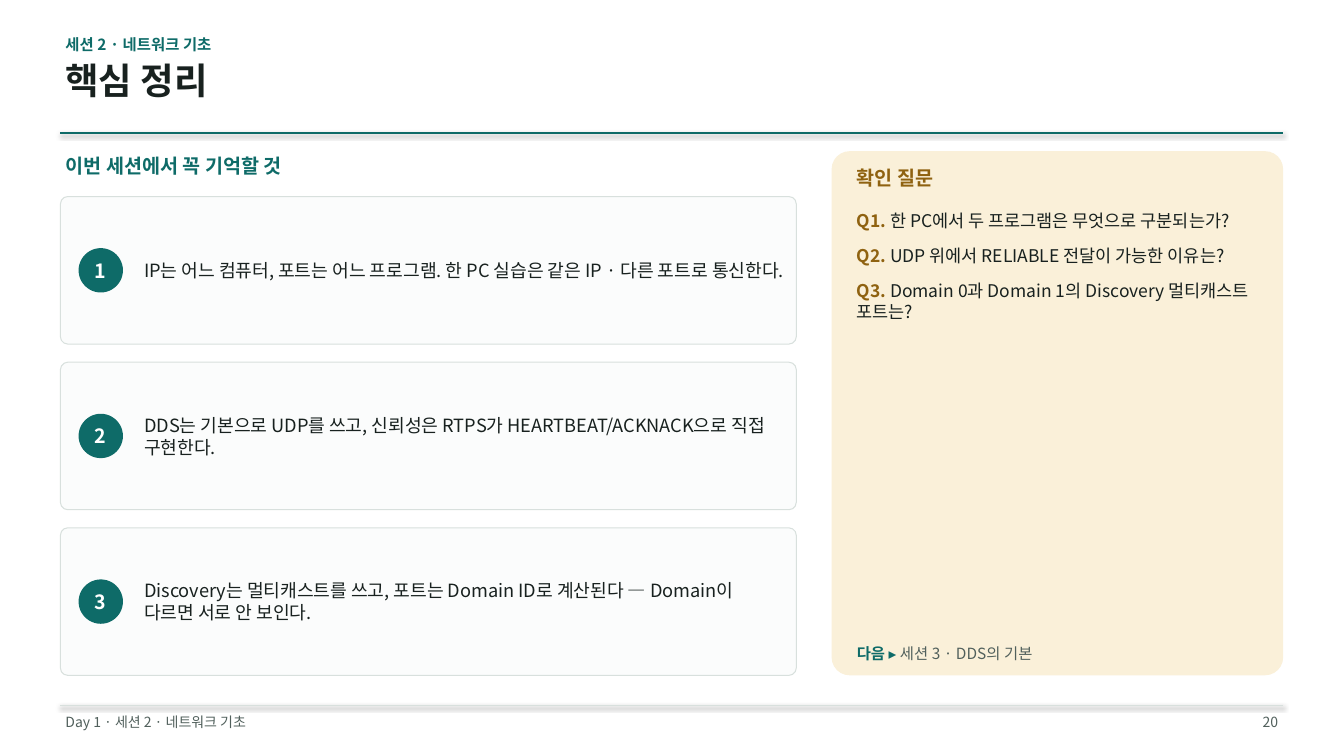
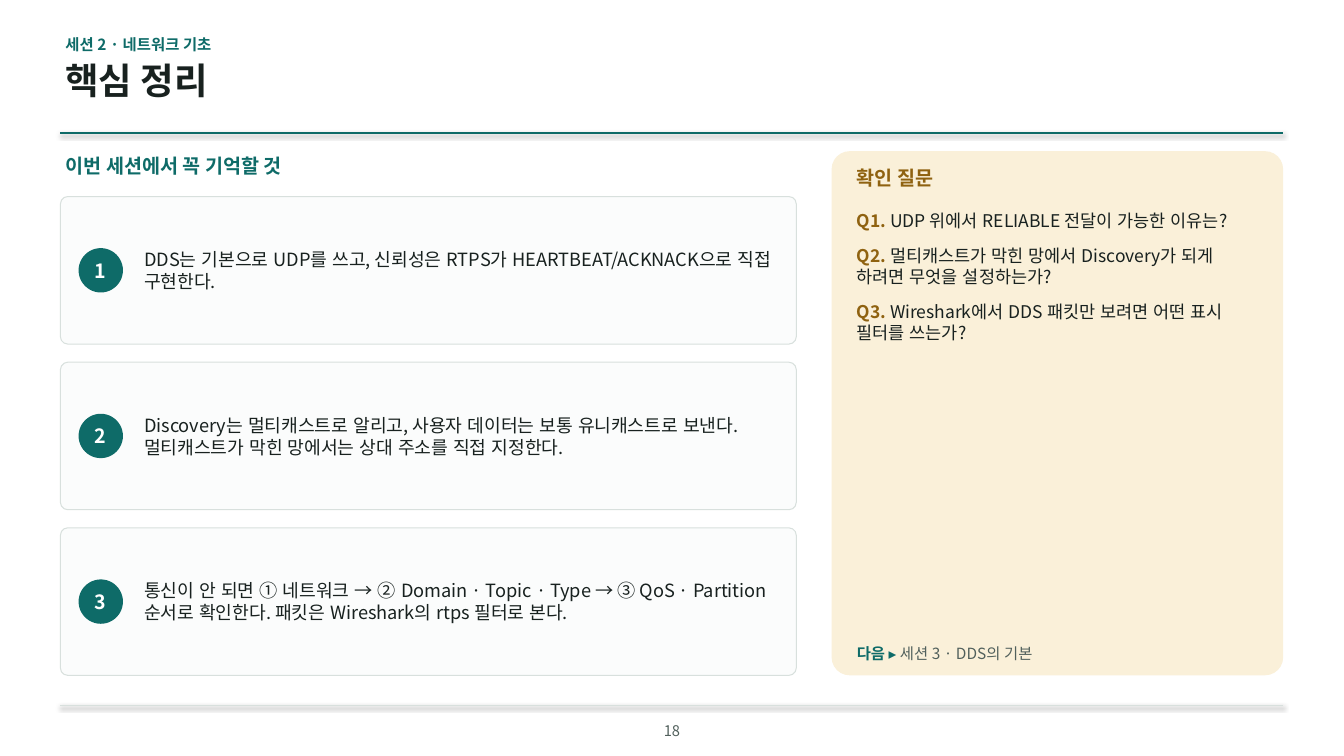
Before and after one commit to IntellectusCorp/int2DDS-lecture, a slide deck: slide 18 of int2dds-lecture-for-beginner.pptx (slide 20 before the commit). Drawn at 1344x756 pixels with LibreOffice and Linux fonts; fonts in the diff are those of the drawing; background and template pictures are left out. Boxes give left, top, right and bottom in pixels: in the first picture for what was removed or moved away, otherwise in the second. Text is boxed around its words. In the diff, an @@ line names an element or a change of style, - is before the commit and + after.

```diff
--- a/int2dds-lecture-for-beginner.pptx
+++ b/int2dds-lecture-for-beginner.pptx
@@ text at box(857, 212, 1228, 341): text changed @@
-Q1. 한 PC에서 두 프로그램은 무엇으로 구분되는가?
-Q2. UDP 위에서 RELIABLE 전달이 가능한 이유는?
-Q3. Domain 0과 Domain 1의 Discovery 멀티캐스트 포트는?
+Q1. UDP 위에서 RELIABLE 전달이 가능한 이유는?
+Q2. 멀티캐스트가 막힌 망에서 Discovery가 되게 하려면 무엇을 설정하는가?
+Q3. Wireshark에서 DDS 패킷만 보려면 어떤 표시 필터를 쓰는가?
@@ text at box(144, 251, 771, 290): text changed @@
-IP는 어느 컴퓨터, 포트는 어느 프로그램. 한 PC 실습은 같은 IP · 다른 포트로 통신한다.
+DDS는 기본으로 UDP를 쓰고, 신뢰성은 RTPS가 HEARTBEAT/ACKNACK으로 직접 구현한다.
@@ text at box(144, 417, 738, 456): text changed @@
-DDS는 기본으로 UDP를 쓰고, 신뢰성은 RTPS가 HEARTBEAT/ACKNACK으로 직접 구현한다.
+Discovery는 멀티캐스트로 알리고, 사용자 데이터는 보통 유니캐스트로 보낸다. 멀티캐스트가 막힌 망에서는 상대 주소를 직접 지정한다.
@@ text at box(144, 581, 767, 623): text changed @@
-Discovery는 멀티캐스트를 쓰고, 포트는 Domain ID로 계산된다 — Domain이 다르면 서로 안 보인다.
+통신이 안 되면 ① 네트워크 → ② Domain · Topic · Type → ③ QoS · Partition 순서로 확인한다. 패킷은 Wireshark의 rtps 필터로 본다.
@@ text removed at box(65, 715, 246, 730) @@
-Day 1 · 세션 2 · 네트워크 기초
@@ text removed at box(1263, 716, 1279, 727) @@
-20
@@ text added at box(664, 725, 680, 736), 10.5 pt, text #51605C @@
+18
```
Also in this commit, not shown: 111 other slides changed, 7 slides added, 10 slides removed, 1 other file.
